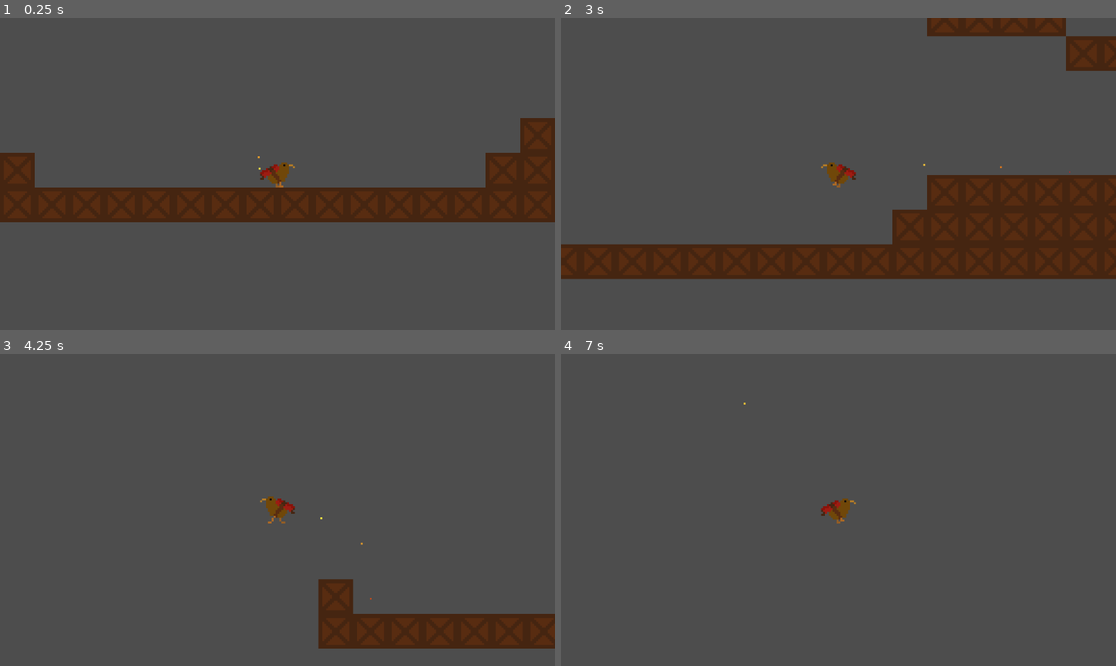
Above: before the commit, frames 1-4 (two rows, left to right).
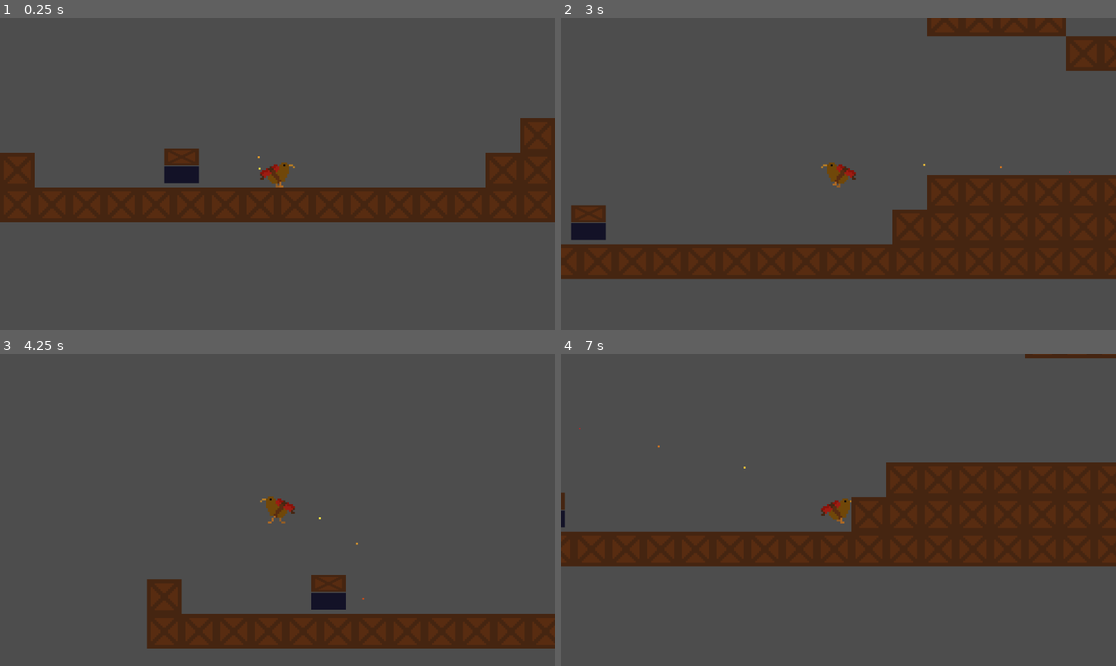
Above: after the commit, the same moments.

Repository: PixelParrot4/tactical-explosive-kiwi-simulator-2004
Game: Godot game, scene res://level_1.tscn
Two runs of this game, one before a commit and one after it. Both use one fixed random seed, a clock stepped at 60 frames per second and the inputs below. This scene is started directly instead of the project's main scene.
Inputs:
- Up to frame 1 (0.25 s): no input
- Up to frame 2 (3 s): tap Enter at 0.5 s; hold Right (right) 0.53-2.03 s; tap Up (ui_up) at 0.77, 1.52 s; hold Left (left) from 2.03 s (still down)
- Up to frame 3 (4.25 s): keep holding Left (left); tap Up (ui_up) at 3.02, 3.77 s
- Up to frame 4 (7 s): release Left (left) at 4.28 s; hold Right (right) from 4.28 s (still down); tap Up (ui_up) at 4.52, 6.02, 6.77 s

The runs differ from the first frame. In frame 1, 0.7% of the frame differs, in the area x 29-36%, y 41-54%; in frame 2, 0.7%; in frame 3, 4.9%; in frame 4, 21%, in the area x 0-100%, y 0-69%.

Commit message:
created destructible objects

Diff:
--- /dev/null
+++ b/destructable_2d.gd
@@ -0,0 +1,22 @@
+extends StaticBody2D
+class_name Destructable2D
+
+var in_blast_radius = false
+@onready var Player = $"../Player"
+
+func _ready() -> void:
+	Player.detonate.connect(on_player_detonation)
+
+
+#when Player's Area2d enters
+func _on_area_2d_area_entered(area: Area2D) -> void:
+	in_blast_radius = true
+
+#when Player's Area2d exits
+func _on_area_2d_area_exited(area: Area2D) -> void:
+	in_blast_radius = false
+
+
+func on_player_detonation():
+	if in_blast_radius == true:
+		queue_free()
--- /dev/null
+++ b/destructable_2d.tscn
@@ -0,0 +1,30 @@
+[gd_scene load_steps=4 format=3 uid="uid://d1wycrtpc1w2a"]
+
+[ext_resource type="Script" path="res://destructable_2d.gd" id="1_nad6q"]
+[ext_resource type="Texture2D" uid="uid://bng5us2jnlgsr" path="res://assets/graphics/placeholdertiles.png" id="2_8bcx4"]
+
+[sub_resource type="RectangleShape2D" id="RectangleShape2D_r8dgx"]
+size = Vector2(72, 72)
+
+[node name="Destructable2D" type="StaticBody2D"]
+script = ExtResource("1_nad6q")
+
+[node name="Sprite2D" type="Sprite2D" parent="."]
+position = Vector2(36, 36)
+scale = Vector2(1, 0.486486)
+texture = ExtResource("2_8bcx4")
+
+[node name="CollisionShape2D" type="CollisionShape2D" parent="."]
+position = Vector2(36, 36)
+scale = Vector2(0.99, 0.99)
+shape = SubResource("RectangleShape2D_r8dgx")
+
+[node name="Area2D" type="Area2D" parent="."]
+
+[node name="CollisionShape2D" type="CollisionShape2D" parent="Area2D"]
+position = Vector2(36, 36)
+scale = Vector2(0.99, 0.99)
+shape = SubResource("RectangleShape2D_r8dgx")
+
+[connection signal="area_entered" from="Area2D" to="." method="_on_area_2d_area_entered"]
+[connection signal="area_exited" from="Area2D" to="." method="_on_area_2d_area_exited"]
--- a/level_1.tscn
+++ b/level_1.tscn
@@ -1,8 +1,9 @@
-[gd_scene load_steps=6 format=4 uid="uid://605igjxyiwpx"]
+[gd_scene load_steps=7 format=4 uid="uid://605igjxyiwpx"]
 
 [ext_resource type="PackedScene" uid="uid://68egir1faxek" path="res://player.tscn" id="1_6mrkf"]
 [ext_resource type="Script" path="res://level.gd" id="1_n5rtd"]
 [ext_resource type="Texture2D" uid="uid://bng5us2jnlgsr" path="res://assets/graphics/placeholdertiles.png" id="2_ybx2p"]
+[ext_resource type="PackedScene" uid="uid://d1wycrtpc1w2a" path="res://destructable_2d.tscn" id="4_pnh8c"]
 
 [sub_resource type="TileSetAtlasSource" id="TileSetAtlasSource_buc1t"]
 texture = ExtResource("2_ybx2p")
@@ -25,3 +26,6 @@
 [node name="TileMapLayer" type="TileMapLayer" parent="."]
 tile_map_data = PackedByteArray("AAD//wEAAAAAAAAAAAAAAAEAAAAAAAAAAAABAAEAAAAAAAAAAAACAAEAAAAAAAAAAAADAAEAAAAAAAAAAAAEAA …(2128 unchanged characters)…
 tile_set = SubResource("TileSet_rykts")
+
+[node name="Destructable2D" parent="." instance=ExtResource("4_pnh8c")]
+position = Vector2(-235, -9)
--- a/player.gd
+++ b/player.gd
@@ -13,6 +13,9 @@
 var WARNING_BEFORE_DETONATION = 5
 var times_timer_timedout = 0
 var skidding = false
+
+signal detonate
+
 
 #gravity and jump (adapted from Wiho does Puzzle-Platfroming (unreleased))
 func _physics_process(delta):
@@ -40,23 +43,23 @@
 
 
 
-#walk (using video * part2 by HeartBeast)
+#walk (adapted from Wiho does Puzzle-Platfroming (unreleased))
 	var direction = Input.get_axis("left", "right")
 
 	if direction:
 		#NOTE TO SELF: move_toward(from, to, delta)
 		velocity.x = move_toward(velocity.x, direction * MAX_SPEED, 40)
-	elif skidding == false:
+	#elif skidding == false:
+	else:
 		velocity.x = move_toward(velocity.x, 0, MAX_SPEED)
 
 
 
 #animations
-#func _input(event: InputEvent) -> void:
 	if is_on_floor():
 		if velocity.x == 0:
 			AnimatedSprite.play("idle")
-		elif Input.is_action_pressed("left") or Input.is_action_pressed("right"):
+		elif direction:
 			AnimatedSprite.play("walk")
 
 
@@ -66,11 +69,6 @@
 		else:
 			skidding = false
 
-	#else:
-		#if velocity.y < 0:
-			#AnimatedSprite.play("jump")
-		#else:
-			#AnimatedSprite.play("fall")
 
 	#horizontal flipping
 	if direction < 0:
@@ -81,18 +79,17 @@
 		AnimatedSprite.flip_h = false
 		Sparks1.position = Vector2(-34,10)
 		Sparks2.position = Vector2(-34,10)
-	elif velocity.x < 0:
-		AnimatedSprite.flip_h = true
-		Sparks1.position = Vector2(34,10)
-		Sparks2.position = Vector2(34,10)
+
+
 
 	#skid detection
-	if direction > 0 and velocity.x < 0 or direction < 0 and velocity.x < 0:
-		pass #skidding
-	else:
-		pass #not skidding
+	#if direction > 0 and velocity.x < 0 or direction < 0 and velocity.x < 0:
+		##velocity.x = move_toward(velocity.x, 0, FRICTION)
+		#skidding = true
+	#else:
+		#skidding = false
 
-	print(skidding)
+
 #####################################################
 
 
@@ -115,3 +112,4 @@
 	Sparks2.visible = false
 	$Explosion.emitting = true
 	AnimatedSprite.visible = false
+	detonate.emit()
--- a/player.tscn
+++ b/player.tscn
@@ -112,6 +112,9 @@
 scale_max = 4.0
 scale_curve = SubResource("CurveTexture_vk86p")
 color = Color(1, 1, 0.345098, 1)
+
+[sub_resource type="CircleShape2D" id="CircleShape2D_bwpld"]
+radius = 98.326
 
 [node name="Player" type="CharacterBody2D"]
 script = ExtResource("1_tv7mn")
@@ -241,6 +244,11 @@
 one_shot = true
 autostart = true
 
+[node name="BlastRadius" type="Area2D" parent="."]
+
+[node name="CollisionShape2D" type="CollisionShape2D" parent="BlastRadius"]
+shape = SubResource("CircleShape2D_bwpld")
+
 [connection signal="value_changed" from="Camera2D/UI/VBoxContainer/SpeedHSlider" to="Camera2D/UI" method="_on_speed_h_slider_value_changed"]
 [connection signal="value_changed" from="Camera2D/UI/VBoxContainer/JumpHSlider" to="Camera2D/UI" method="_on_jump_h_slider_value_changed"]
 [connection signal="value_changed" from="Camera2D/UI/VBoxContainer/GravityHSlider" to="Camera2D/UI" method="_on_gravity_h_slider_value_changed"]
Not shown: 1 places in player.tscn that only renumber resources
